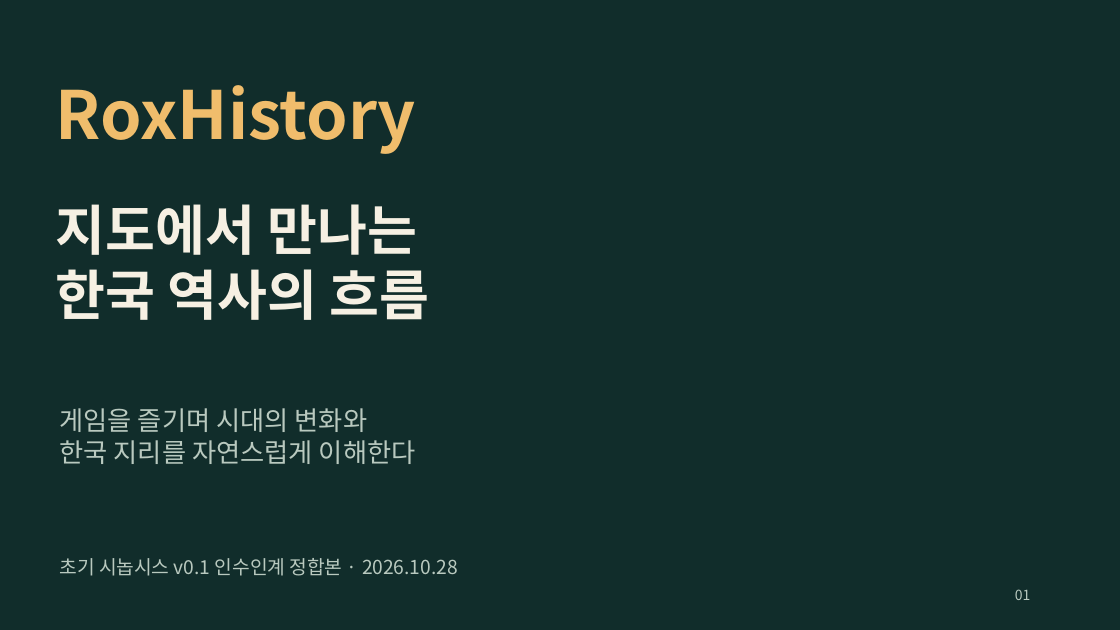
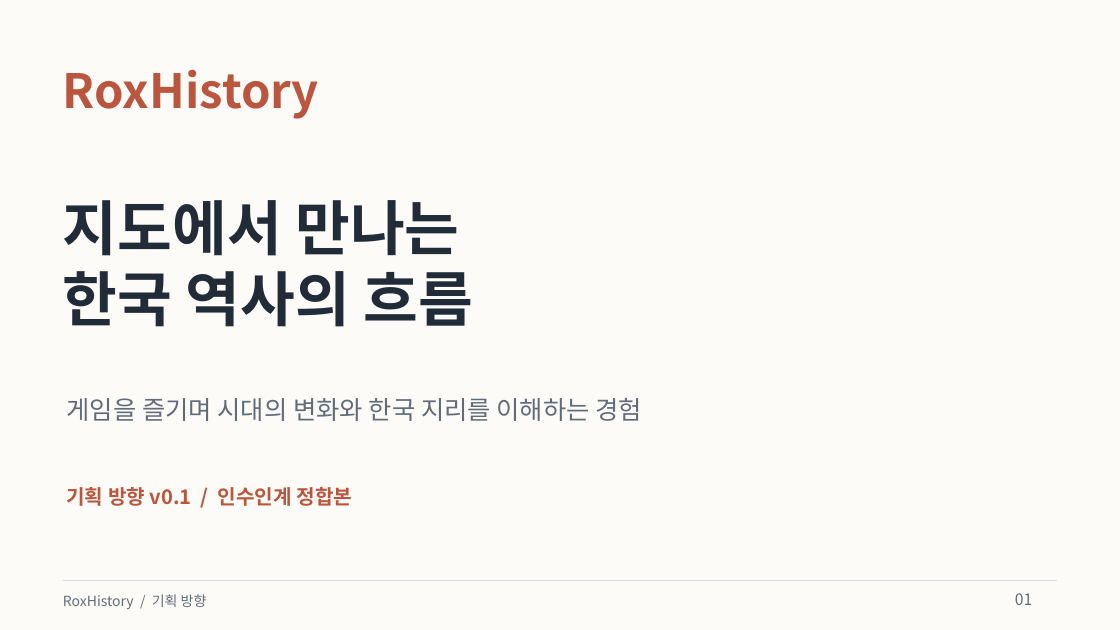
Before and after one commit to byungho-cho/roxhistory, a slide deck: slide 1 of presentations/RoxHistory_Overview_v0.1-handover.pptx. Drawn at 1120x630 pixels with LibreOffice and Linux fonts; fonts in the diff are those of the drawing. Boxes give left, top, right and bottom in pixels: in the first picture for what was removed or moved away, otherwise in the second. Text is boxed around its words. In the diff, an @@ line names an element or a change of style, - is before the commit and + after.

Commit message:
design: refresh presentations with a light editorial style and concise copy

```diff
--- a/presentations/RoxHistory_Overview_v0.1-handover.pptx
+++ b/presentations/RoxHistory_Overview_v0.1-handover.pptx
@@ background #112D2B to #FCFBF8 @@
@@ text "RoxHistory": place and size @@
-text "RoxHistory" at bbox=[56, 85, 416, 154]
+text "RoxHistory" at bbox=[63, 69, 319, 119]
@@ text "RoxHistory" at bbox=[63, 69, 319, 119]: size 57 to 40.5 pt, text colour #F0BD6C to #BA563E @@
@@ text "지도에서 만나는": place and size @@
-text "지도에서 만나는" at bbox=[56, 204, 430, 320]
+text "지도에서 만나는" at bbox=[63, 200, 473, 327]
@@ text "지도에서 만나는" at bbox=[63, 200, 473, 327]: size 46.5 to 51 pt, text colour #F6F0E3 to #222B38 @@
@@ text at bbox=[67, 398, 643, 421]: text changed; size 22.5 to 21.8 pt; text colour #B9C9BF to #626C79 @@
-게임을 즐기며 시대의 변화와
-한국 지리를 자연스럽게 이해한다
+게임을 즐기며 시대의 변화와 한국 지리를 이해하는 경험
@@ text at bbox=[66, 487, 353, 506]: text changed; size 16.5 to 17.2 pt; text colour #B9C9BF to #BA563E; bold on @@
-초기 시놉시스 v0.1 인수인계 정합본 · 2026.10.28
+기획 방향 v0.1 / 인수인계 정합본
@@ rectangle added at bbox=[63, 581, 1057, 581], fill #D9DCE1 @@
@@ text added at bbox=[63, 594, 207, 609], 12 pt, text #626C79 @@
+RoxHistory / 기획 방향
@@ text "01" at bbox=[1015, 593, 1032, 605]: size 12 to 13.5 pt, text colour #B9C9BF to #626C79 @@
```
Also in this commit, not shown: 9 other slides changed, 8 other files.
